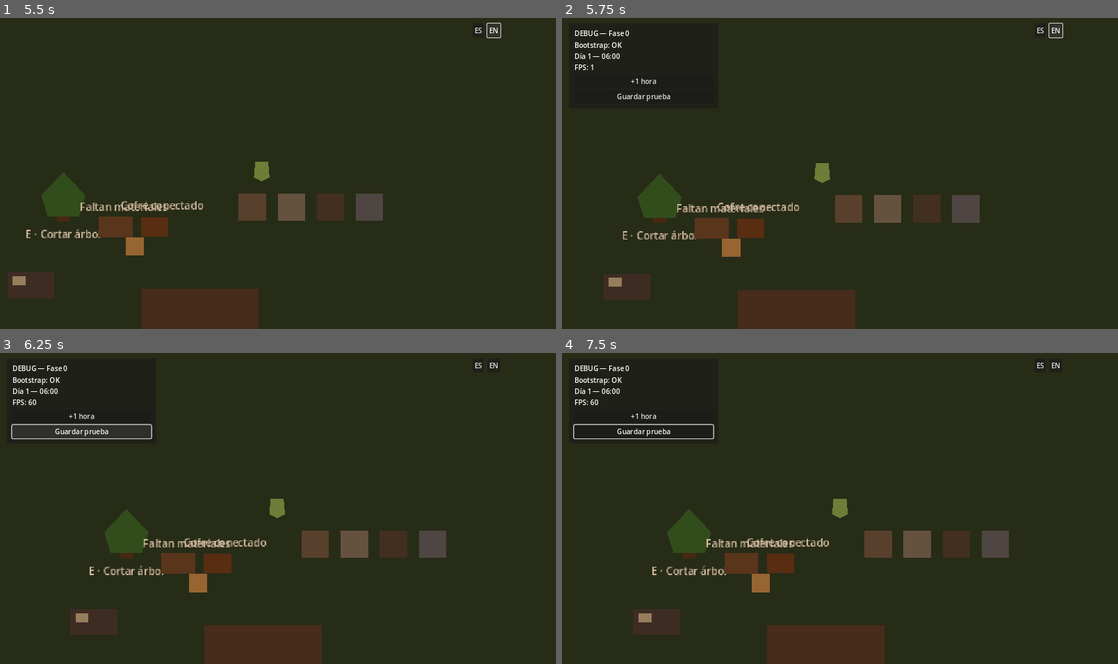
Above: before the commit, frames 1-4 (two rows, left to right).
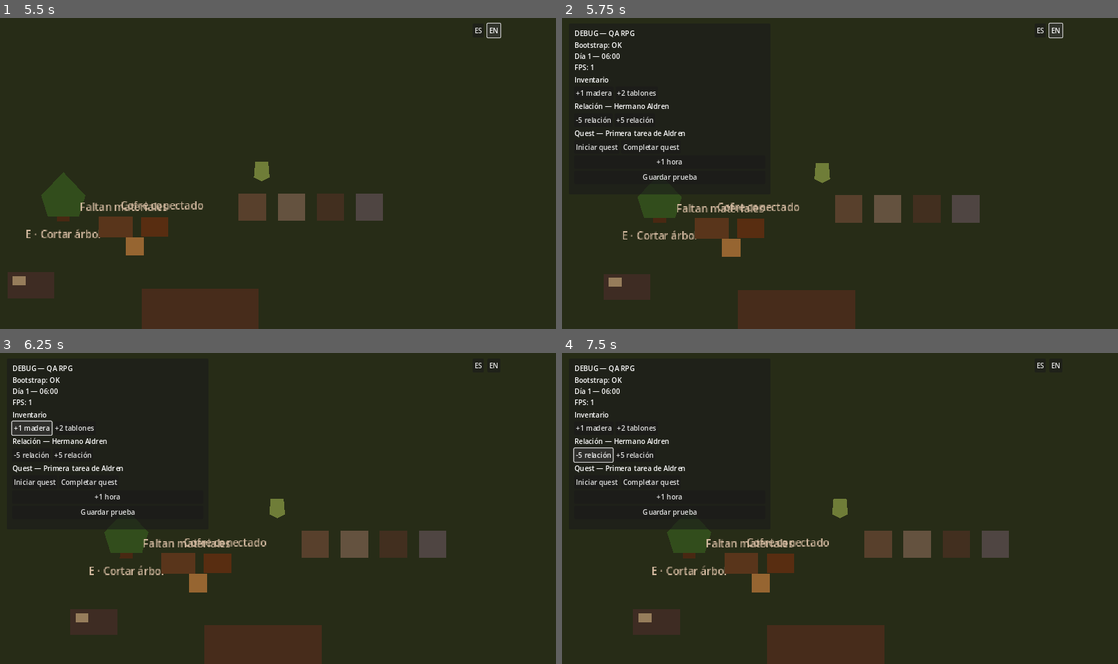
Above: after the commit, the same moments.

Repository: avarap/game1
Game: Godot game, scene res://main.tscn
The game is run twice, just before and just after one commit, with the same random seed, the same clock (stepped at 60 frames per second) and the same inputs.
Inputs (mouse positions are in pixels of both pictures, inside the frame that each line leads up to):
- Up to frame 1 (5.5 s): click "ES" at 0.5 s; click "EN" at 1.25 s; tap Enter at 2 s; hold D (move_right) 2.03-2.78 s; hold E (interact) 2.03-2.78 s; hold S (move_down) 2.78-3.53 s; tap E (interact) at 2.85, 4.35 s; hold D (move_right) 3.53-4.28 s; hold E (interact) 3.53-4.28 s; hold W (move_up) 4.28-5.03 s; hold A (move_left) from 5.03 s (still down); hold E (interact) from 5.03 s (still down)
- Up to frame 2 (5.75 s): keep holding A (move_left); keep holding E (interact); tap F1 (debug_panel) at 5.65 s
- Up to frame 3 (6.25 s): release A (move_left) at 5.75 s; release E (interact) at 5.75 s; click (33, 427) at 5.75 s, where only the run after the commit has a clickable "+1 madera"
- Up to frame 4 (7.5 s): click (634, 427) at 6.5 s, where only the run after the commit has a clickable "+2 tablones"; click (595, 455) at 7.25 s, where only the run after the commit has a clickable "-5 relación"

Frame 1 is identical in both runs. In frame 2, 1.3% of the frame differs, in the area x 2-25%, y 4-57%; in frame 3, 1.5%; in frame 4, 1.6%, in the area x 2-28%, y 4-57%.

Commit message:
ui: add RPG debug controls

Diff:
--- a/ui/debug/debug_panel.tscn
+++ b/ui/debug/debug_panel.tscn
@@ -5,8 +5,8 @@
 [node name="DebugPanel" type="PanelContainer"]
 offset_left = 16.0
 offset_top = 16.0
-offset_right = 360.0
-offset_bottom = 190.0
+offset_right = 480.0
+offset_bottom = 410.0
 script = ExtResource("1_debug")
 
 [node name="Margin" type="MarginContainer" parent="."]
@@ -18,10 +18,43 @@
 [node name="VBox" type="VBoxContainer" parent="Margin"]
 
 [node name="Title" type="Label" parent="Margin/VBox"]
-text = "DEBUG — Fase 0"
+text = "DEBUG — QA RPG"
 
 [node name="Status" type="Label" parent="Margin/VBox"]
 text = "Inicializando..."
+
+[node name="InventoryLabel" type="Label" parent="Margin/VBox"]
+text = "Inventario"
+
+[node name="InventoryButtons" type="HBoxContainer" parent="Margin/VBox"]
+
+[node name="AddWood" type="Button" parent="Margin/VBox/InventoryButtons"]
+text = "+1 madera"
+
+[node name="AddPlanks" type="Button" parent="Margin/VBox/InventoryButtons"]
+text = "+2 tablones"
+
+[node name="RelationshipLabel" type="Label" parent="Margin/VBox"]
+text = "Relación — Hermano Aldren"
+
+[node name="RelationshipButtons" type="HBoxContainer" parent="Margin/VBox"]
+
+[node name="RelationshipDown" type="Button" parent="Margin/VBox/RelationshipButtons"]
+text = "-5 relación"
+
+[node name="RelationshipUp" type="Button" parent="Margin/VBox/RelationshipButtons"]
+text = "+5 relación"
+
+[node name="QuestLabel" type="Label" parent="Margin/VBox"]
+text = "Quest — Primera tarea de Aldren"
+
+[node name="QuestButtons" type="HBoxContainer" parent="Margin/VBox"]
+
+[node name="StartQuest" type="Button" parent="Margin/VBox/QuestButtons"]
+text = "Iniciar quest"
+
+[node name="TurnInQuest" type="Button" parent="Margin/VBox/QuestButtons"]
+text = "Completar quest"
 
 [node name="AdvanceHour" type="Button" parent="Margin/VBox"]
 text = "+1 hora"
